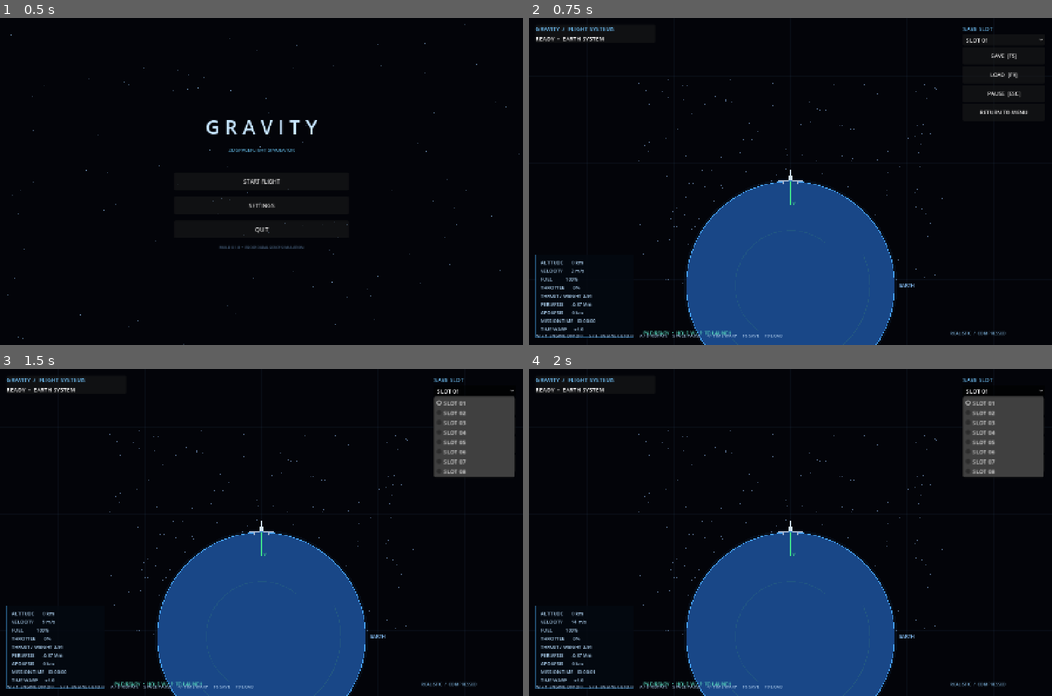
Above: before the commit, frames 1-4 (two rows, left to right).
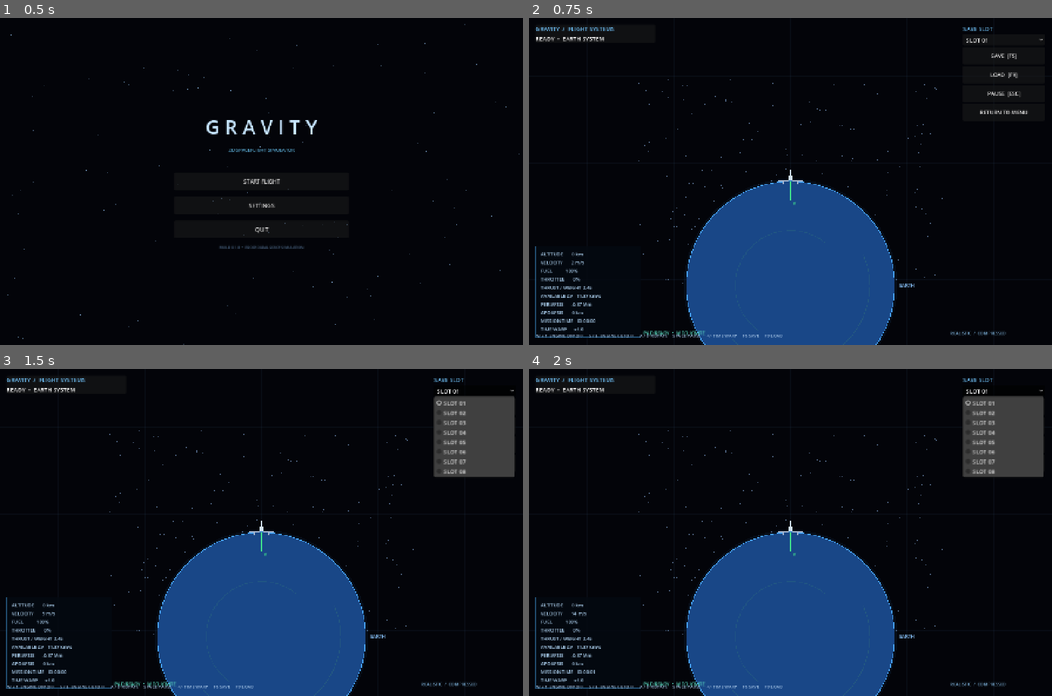
Above: after the commit, the same moments.

Repository: Blagos1195/Gravity-simulator
Game: Godot game, scene res://scenes/main.tscn
Same seed, same stepped clock (60 frames per second), same inputs: the game is played once before the commit and once after it.
Inputs:
- Up to frame 1 (0.5 s): no input
- Up to frame 2 (0.75 s): click "START FLIGHT" at 0.5 s
- Up to frame 3 (1.5 s): click "SLOT 01" at 1.25 s
- Up to frame 4 (2 s): no input

Frame 1 is identical in both runs. In frame 2, 0.5% of the frame differs, in the area x 1-51%, y 55-98%; in frame 3, 0.5%; in frame 4, 0.5%.

Commit message:
Improve variable-mass flight physics and atmospheric drag

Diff:
--- a/Gravity/scripts/simulation_view.gd
+++ b/Gravity/scripts/simulation_view.gd
@@ -6,8 +6,11 @@
 const EARTH_RADIUS := PlanetarySystem.EARTH_RADIUS
 const ROCKET_DRY_MASS := 12000.0
 const FUEL_CAPACITY := 300000.0
-const ENGINE_THRUST := 9.0e6
+const SEA_LEVEL_THRUST := 7.5e6
+const VACUUM_THRUST := 9.0e6
 const FUEL_FLOW := 2058.0
+const DRAG_AREA := 0.45
+const EARTH_ROTATION_RATE := 7.2921159e-5
 
 var realism := "Realistic"
 var world_scale := "Compressed"
@@ -56,37 +59,30 @@
 
 func _physics_step(dt: float) -> void:
     sim_time += dt
-    var radial := rocket_position.normalized()
     var altitude := rocket_position.length() - EARTH_RADIUS
     if altitude < 0.5:
-        rocket_position = radial * (EARTH_RADIUS + 0.5)
-        var inward_speed := velocity.dot(radial)
+        var surface_normal := rocket_position.normalized()
+        rocket_position = surface_normal * (EARTH_RADIUS + 0.5)
+        var inward_speed := velocity.dot(surface_normal)
         if inward_speed < 0.0:
-            velocity -= radial * inward_speed
-
-    throttle = 1.0 if thrust_key_down else 0.0
-    var thrust_accel := Vector2.ZERO
-    if fuel <= 0.0:
-        throttle = 0.0
-    if throttle > 0.0 and fuel > 0.0:
-        var mass := ROCKET_DRY_MASS + fuel
-        thrust_accel = Vector2.UP.rotated(rotation_angle) * (ENGINE_THRUST * throttle / mass)
-        var consumed := minf(fuel, FUEL_FLOW * throttle * dt)
-        fuel -= consumed
+            velocity -= surface_normal * inward_speed
+
+    throttle = 1.0 if thrust_key_down and fuel > 0.0 else 0.0
+    var fuel_used := minf(fuel, FUEL_FLOW * throttle * dt)
+    var average_fuel := fuel - fuel_used * 0.5
+    var mass := ROCKET_DRY_MASS + average_fuel
+    var thrust := _engine_thrust(maxf(0.0, altitude)) * throttle
+    var thrust_acceleration := Vector2.UP.rotated(rotation_angle) * (thrust / maxf(1.0, mass))
 
     var initial_gravity := PlanetarySystem.gravity_acceleration(rocket_position, sim_time - dt)
-    velocity += (initial_gravity + thrust_accel) * (0.5 * dt)
+    var initial_drag := _aerodynamic_acceleration(rocket_position, velocity, mass)
+    velocity += (initial_gravity + initial_drag + thrust_acceleration) * (0.5 * dt)
     rocket_position += velocity * dt
+
     var final_gravity := PlanetarySystem.gravity_acceleration(rocket_position, sim_time)
-    velocity += (final_gravity + thrust_accel) * (0.5 * dt)
-
-    if realism in ["Realistic", "Hardcore"]:
-        var atmospheric_altitude := rocket_position.length() - EARTH_RADIUS
-        if atmospheric_altitude < 120000.0:
-            var density := PlanetarySystem.atmospheric_density(atmospheric_altitude)
-            var speed := velocity.length()
-            var drag_factor := 0.5 * density * speed * speed * 0.45 / maxf(1.0, ROCKET_DRY_MASS + fuel)
-            velocity -= velocity.normalized() * drag_factor * dt
+    var final_drag := _aerodynamic_acceleration(rocket_position, velocity, mass)
+    velocity += (final_gravity + final_drag + thrust_acceleration) * (0.5 * dt)
+    fuel = maxf(0.0, fuel - fuel_used)
 
     var final_radius := rocket_position.length()
     if final_radius < EARTH_RADIUS + 0.5:
@@ -96,7 +92,27 @@
         if surface_velocity < 0.0:
             velocity -= surface_normal * surface_velocity
 
-    status_message = "ENGINE FIRING  •  T+%s" % _format_time(sim_time) if throttle > 0.0 and fuel > 0.0 else "PAD READY  •  HOLD W / ↑ TO LAUNCH" if altitude < 100.0 else "FLIGHT ACTIVE"
+    var final_altitude := maxf(0.0, rocket_position.length() - EARTH_RADIUS)
+    status_message = "ENGINE FIRING  •  T+%s" % _format_time(sim_time) if throttle > 0.0 else "PAD READY  •  W TO IGNITE" if final_altitude < 100.0 else "FLIGHT ACTIVE"
+
+func _engine_thrust(altitude: float) -> float:
+    var vacuum_fraction := clampf(altitude / 100000.0, 0.0, 1.0)
+    return lerpf(SEA_LEVEL_THRUST, VACUUM_THRUST, vacuum_fraction)
+
+func _aerodynamic_acceleration(position: Vector2, current_velocity: Vector2, mass: float) -> Vector2:
+    if realism not in ["Realistic", "Hardcore"]:
+        return Vector2.ZERO
+    var altitude := position.length() - EARTH_RADIUS
+    if altitude >= PlanetarySystem.ATMOSPHERE_HEIGHT:
+        return Vector2.ZERO
+    var density := PlanetarySystem.atmospheric_density(altitude)
+    var atmospheric_velocity := Vector2(-position.y, position.x) * EARTH_ROTATION_RATE
+    var relative_velocity := current_velocity - atmospheric_velocity
+    var relative_speed := relative_velocity.length()
+    if relative_speed < 0.01:
+        return Vector2.ZERO
+    var drag_force := 0.5 * density * relative_speed * relative_speed * DRAG_AREA
+    return -relative_velocity.normalized() * (drag_force / maxf(1.0, mass))
 
 func _input(event: InputEvent) -> void:
     if event is InputEventKey:
@@ -244,23 +260,27 @@
     var periapsis := _apsis(false)
     var apoapsis := _apsis(true)
     var local_gravity := G * EARTH_MASS / pow(rocket_position.length(), 2.0)
-    var thrust_to_weight := ENGINE_THRUST / ((ROCKET_DRY_MASS + fuel) * local_gravity)
+    var current_thrust := _engine_thrust(altitude)
+    var thrust_to_weight := current_thrust / ((ROCKET_DRY_MASS + fuel) * local_gravity)
+    var effective_exhaust_velocity := current_thrust / FUEL_FLOW
+    var remaining_delta_v := effective_exhaust_velocity * log((ROCKET_DRY_MASS + fuel) / ROCKET_DRY_MASS)
     var lines := [
         "ALTITUDE       %s" % _format_distance(altitude),
         "VELOCITY       %s" % _format_speed(orbital_speed),
         "FUEL           %s%%" % str(roundi(100.0 * fuel / FUEL_CAPACITY)),
         "THROTTLE       %s%%" % str(roundi(throttle * 100.0)),
         "THRUST / WEIGHT %.2f" % thrust_to_weight,
+        "AVAILABLE ΔV   %.2f km/s" % (remaining_delta_v / 1000.0),
         "PERIAPSIS      %s" % _format_distance(periapsis),
         "APOAPSIS       %s" % _format_distance(apoapsis),
         "MISSION TIME   %s" % _format_time(sim_time),
         "TIME WARP      x%s" % str(snappedf(time_warp, 0.01))
     ]
-    var box := Rect2(Vector2(18, size.y - 249), Vector2(270, 228))
+    var box := Rect2(Vector2(18, size.y - 272), Vector2(290, 251))
     draw_rect(box, Color(0.015, 0.035, 0.065, 0.86), true)
     draw_rect(box, Color(0.18, 0.42, 0.6, 0.7), false, 1.0)
     for i in range(lines.size()):
-        draw_string(ThemeDB.fallback_font, Vector2(32, size.y - 222 + i * 23), lines[i], HORIZONTAL_ALIGNMENT_LEFT, -1, 13, Color(0.68, 0.82, 0.94))
+        draw_string(ThemeDB.fallback_font, Vector2(32, size.y - 245 + i * 23), lines[i], HORIZONTAL_ALIGNMENT_LEFT, -1, 13, Color(0.68, 0.82, 0.94))
     draw_string(ThemeDB.fallback_font, Vector2(315, size.y - 28), status_message, HORIZONTAL_ALIGNMENT_LEFT, -1, 13, Color(0.35, 0.85, 0.75))
     draw_string(ThemeDB.fallback_font, Vector2(size.x - 280, size.y - 28), realism.to_upper() + "  /  " + world_scale.to_upper(), HORIZONTAL_ALIGNMENT_LEFT, -1, 12, Color(0.48, 0.68, 0.84))
 
